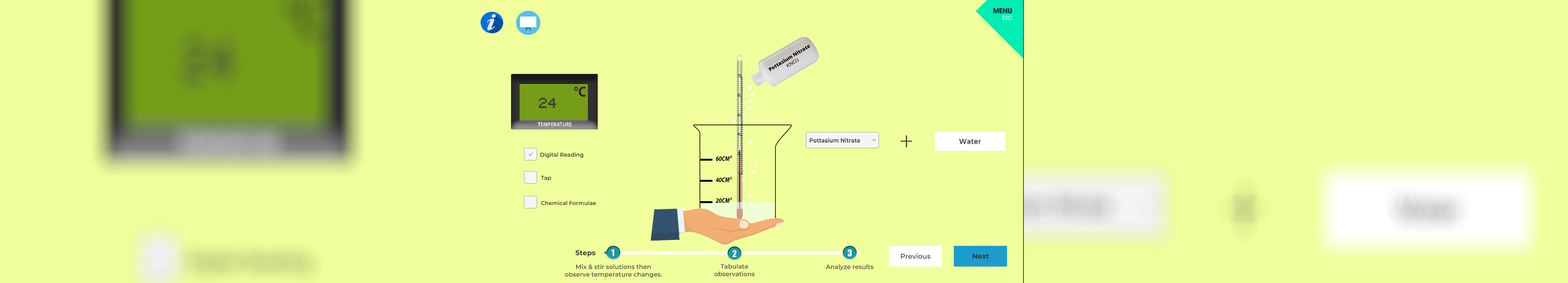
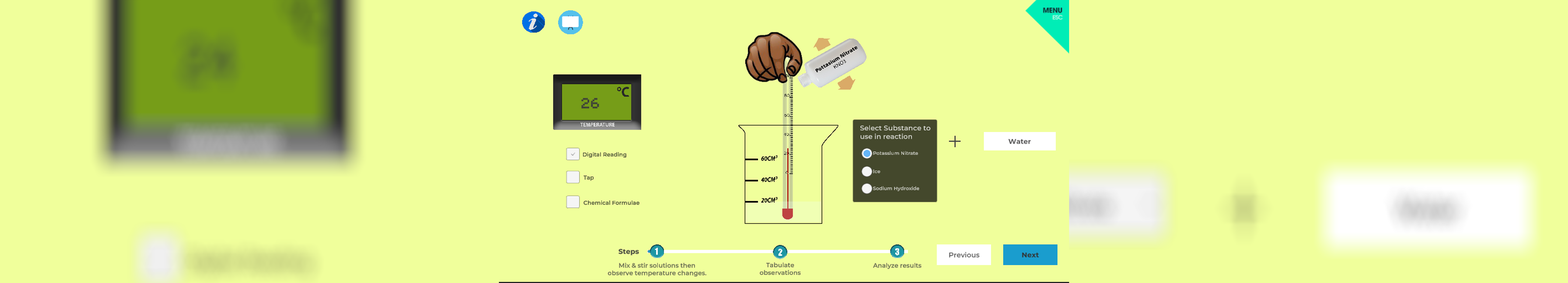
Layers edited between the first and the second 1568×283 image:
hid "Layer 2" over [480, 0, 1024, 283]
added layer "Layer 3" above "Layer 1" over [498, 0, 1070, 283]
